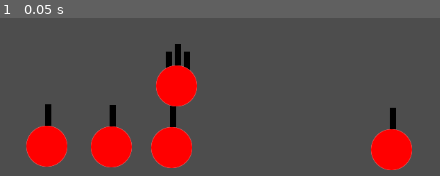
Above: before the commit, frame 1.
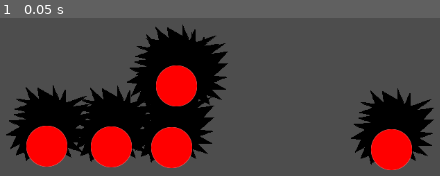
Above: after the commit, the same moment.

Repository: bthaus/Tea-Rex
Game: Godot game, scene res://main_scene.tscn
Same seed, same stepped clock (60 frames per second), same inputs: the game is played once before the commit and once after it. The engine's default icon, where the game draws it, is replaced by a stand-in: a white triangle on a blue panel in a dark square.
Inputs:
- Up to frame 1 (0.05 s): no input

The runs differ from the first frame. In frame 1, 20% of the frame differs, in the area x 1-99%, y 4-94%.

Commit message:
factory function added

Diff:
--- a/TurretScripts/turretbase.gd
+++ b/TurretScripts/turretbase.gd
@@ -1,5 +1,6 @@
 @tool
 extends Node2D
+class_name Turret
 @export var range=1;
 @export var isBasic=true;
 @export var type: Stats.TurretColor;
@@ -12,6 +13,14 @@
 var onCooldown=false;
 var direction:Vector2;
 
+static func getTurret(color:Stats.TurretColor, lvl:int,type:String="DEFAULT")->Turret:
+	var turret=load("res://TurretScripts/turretbase.tscn").instantiate() as Turret;
+	turret.type=color;
+	turret.stacks=lvl;
+	if type!="DEFAULT":
+		turret.isBasic=false;
+		util.p("a non basic turret has been created, impl rquired","Bodo","Not good");
+	return turret;
 
 
 # Called when the node enters the scene tree for the first time.
--- a/TurretScripts/turretbase.tscn
+++ b/TurretScripts/turretbase.tscn
@@ -9,7 +9,6 @@
 position = Vector2(305, 255)
 script = ExtResource("1_87rlb")
 type = 3
-stacks = null
 
 [node name="EnemyDetector" parent="." instance=ExtResource("2_ekhvd")]
 
--- a/main_scene.tscn
+++ b/main_scene.tscn
@@ -8,9 +8,11 @@
 
 [node name="Turret" parent="." instance=ExtResource("1_eo6a4")]
 position = Vector2(448, 416)
+stacks = 1
 
 [node name="Turret2" parent="." instance=ExtResource("1_eo6a4")]
 position = Vector2(361, 415)
+stacks = 1
 
 [node name="Turret3" parent="." instance=ExtResource("1_eo6a4")]
 position = Vector2(455, 327)
@@ -18,9 +20,11 @@
 
 [node name="Turret4" parent="." instance=ExtResource("1_eo6a4")]
 position = Vector2(268, 414)
+stacks = 1
 
 [node name="Turret5" parent="." instance=ExtResource("1_eo6a4")]
 position = Vector2(765, 419)
+stacks = 1
 
 [node name="Monster" parent="." instance=ExtResource("2_g6fes")]
 position = Vector2(-624, 180)
--- a/monster.gd
+++ b/monster.gd
@@ -17,5 +17,6 @@
 	if(Input.is_action_pressed("testdown")):
 		translate(Vector2(500*delta,0))
 	if(Input.is_action_pressed("testup")):
+
 		translate(Vector2(-500*delta,0))
 	pass
Binary file changed: Assets/Turrets/Barrels/RED_barrel.png
Binary file changed: Assets/Turrets/Projectiles/RED_projectile.png
